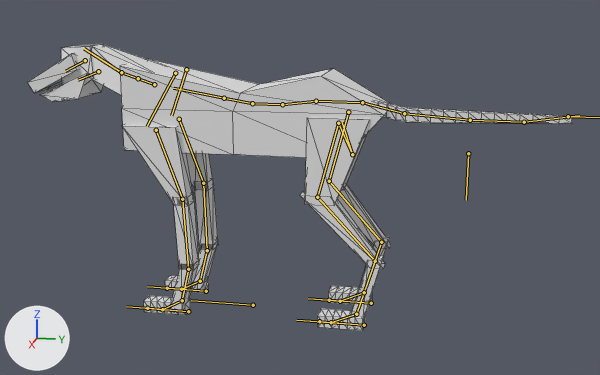
The glTF model assets/models/dogsmall.glb, before and after one commit.
One viewpoint serves both versions: a 50 mm lens placed at (2.904, 0.764, 1.2), pointed at (-0.009, 0.181, 0.472). Every picture has the same lights, and +X, +Y and +Z are marked at lower left. The bones that bend it are drawn over the model as lines. Mesh edges are drawn as thin lines.
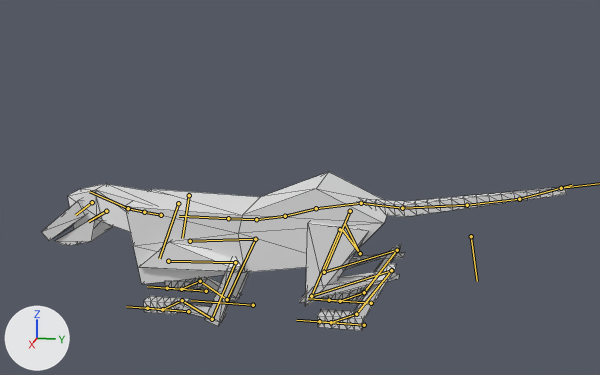
The newer file adds an action. The first version stands in its rest pose; the second is drawn at frame 0 of the action 'dodge'.

The change, as a diff of the scene's bpy script:
```diff
--- a/assets/models/dogsmall.glb.py
+++ b/assets/models/dogsmall.glb.py
@@ bone_spine_004 @@
 bone_spine_004 = bpy.data.objects['metarig'].pose.bones['spine.004']  # child of 'root'
-bone_spine_004.location = (0.0, 0.0, 0.0)
-bone_spine_004.rotation_quaternion = (1.0, 0.0, 0.0, 0.0)  # degrees (0, 0, 0)
+bone_spine_004.location = (0.0, 0.0, 0.367)
+bone_spine_004.rotation_quaternion = (0.996, 0.086, 0.0, 0.0)  # degrees (10, 0, 0)
@@ bone_front_thigh_l @@
 bone_front_thigh_l = bpy.data.objects['metarig'].pose.bones['front_thigh.L']  # child of 'shoulder.L'
-bone_front_thigh_l.rotation_quaternion = (1.0, 0.0, 0.0, 0.0)  # degrees (0, 0, 0)
+bone_front_thigh_l.rotation_quaternion = (0.848, 0.528, 0.015, -0.039)  # degrees (64, 4, -3)
@@ bone_front_shin_l @@
 bone_front_shin_l = bpy.data.objects['metarig'].pose.bones['front_shin.L']  # child of 'front_thigh.L'
-bone_front_shin_l.rotation_quaternion = (1.0, 0.0, 0.0, 0.0)  # degrees (0, 0, 0)
+bone_front_shin_l.rotation_quaternion = (0.645, -0.756, 0.028, 0.11)  # degrees (-98, 12, 6)
@@ bone_front_foot_l @@
 bone_front_foot_l = bpy.data.objects['metarig'].pose.bones['front_foot.L']  # child of 'front_shin.L'
-bone_front_foot_l.rotation_quaternion = (1.0, 0.0, 0.0, 0.0)  # degrees (0, 0, 0)
+bone_front_foot_l.rotation_quaternion = (0.755, -0.655, 0.004, 0.007)  # degrees (-82, 1, 0)
@@ bone_front_toe_l @@
 bone_front_toe_l = bpy.data.objects['metarig'].pose.bones['front_toe.L']  # child of 'front_foot.L'
-bone_front_toe_l.rotation_quaternion = (1.0, 0.0, 0.0, 0.0)  # degrees (0, 0, 0)
+bone_front_toe_l.rotation_quaternion = (0.591, -0.803, 0.068, -0.03)  # degrees (-107, 2, -8)
@@ bone_front_thigh_r @@
 bone_front_thigh_r = bpy.data.objects['metarig'].pose.bones['front_thigh.R']  # child of 'shoulder.R'
-bone_front_thigh_r.rotation_quaternion = (1.0, 0.0, 0.0, 0.0)  # degrees (0, 0, 0)
+bone_front_thigh_r.rotation_quaternion = (0.848, 0.528, -0.015, 0.039)  # degrees (64, -4, 3)
@@ bone_front_shin_r @@
 bone_front_shin_r = bpy.data.objects['metarig'].pose.bones['front_shin.R']  # child of 'front_thigh.R'
-bone_front_shin_r.rotation_quaternion = (1.0, 0.0, 0.0, 0.0)  # degrees (0, 0, 0)
+bone_front_shin_r.rotation_quaternion = (0.645, -0.756, -0.028, -0.11)  # degrees (-98, -12, -6)
@@ bone_front_foot_r @@
 bone_front_foot_r = bpy.data.objects['metarig'].pose.bones['front_foot.R']  # child of 'front_shin.R'
-bone_front_foot_r.rotation_quaternion = (1.0, 0.0, 0.0, 0.0)  # degrees (0, 0, 0)
+bone_front_foot_r.rotation_quaternion = (0.755, -0.655, -0.004, -0.007)  # degrees (-82, -1, 0)
@@ bone_front_toe_r @@
 bone_front_toe_r = bpy.data.objects['metarig'].pose.bones['front_toe.R']  # child of 'front_foot.R'
-bone_front_toe_r.rotation_quaternion = (1.0, 0.0, 0.0, 0.0)  # degrees (0, 0, 0)
+bone_front_toe_r.rotation_quaternion = (0.591, -0.803, -0.068, 0.03)  # degrees (-107, -2, 8)
@@ bone_thigh_l @@
 bone_thigh_l = bpy.data.objects['metarig'].pose.bones['thigh.L']  # child of 'spine.005'
-bone_thigh_l.rotation_quaternion = (1.0, 0.0, 0.0, 0.0)  # degrees (0, 0, 0)
+bone_thigh_l.rotation_quaternion = (0.99, -0.142, 0.0, -0.012)  # degrees (-16, 0, -1)
@@ bone_shin_l @@
 bone_shin_l = bpy.data.objects['metarig'].pose.bones['shin.L']  # child of 'thigh.L'
-bone_shin_l.rotation_quaternion = (1.0, 0.0, 0.0, 0.0)  # degrees (0, 0, 0)
+bone_shin_l.rotation_quaternion = (0.788, 0.615, 0.022, 0.027)  # degrees (76, 0, 4)
@@ bone_foot_l @@
 bone_foot_l = bpy.data.objects['metarig'].pose.bones['foot.L']  # child of 'shin.L'
-bone_foot_l.rotation_quaternion = (1.0, 0.0, 0.0, 0.0)  # degrees (0, 0, 0)
+bone_foot_l.rotation_quaternion = (0.727, -0.686, 0.004, -0.008)  # degrees (-87, 0, -1)
@@ bone_toe_l @@
 bone_toe_l = bpy.data.objects['metarig'].pose.bones['toe.L']  # child of 'foot.L'
-bone_toe_l.rotation_quaternion = (1.0, 0.0, 0.0, 0.0)  # degrees (0, 0, 0)
+bone_toe_l.rotation_quaternion = (0.988, -0.152, 0.037, -0.008)  # degrees (-17, 4, -2)
@@ bone_thigh_r @@
 bone_thigh_r = bpy.data.objects['metarig'].pose.bones['thigh.R']  # child of 'spine.005'
-bone_thigh_r.rotation_quaternion = (1.0, 0.0, 0.0, 0.0)  # degrees (0, 0, 0)
+bone_thigh_r.rotation_quaternion = (0.99, -0.142, 0.0, 0.012)  # degrees (-16, 0, 1)
@@ bone_shin_r @@
 bone_shin_r = bpy.data.objects['metarig'].pose.bones['shin.R']  # child of 'thigh.R'
-bone_shin_r.rotation_quaternion = (1.0, 0.0, 0.0, 0.0)  # degrees (0, 0, 0)
+bone_shin_r.rotation_quaternion = (0.788, 0.615, -0.022, -0.027)  # degrees (76, 0, -4)
@@ bone_foot_r @@
 bone_foot_r = bpy.data.objects['metarig'].pose.bones['foot.R']  # child of 'shin.R'
-bone_foot_r.rotation_quaternion = (1.0, 0.0, 0.0, 0.0)  # degrees (0, 0, 0)
+bone_foot_r.rotation_quaternion = (0.727, -0.686, -0.004, 0.008)  # degrees (-87, 0, 1)
@@ bone_toe_r @@
 bone_toe_r = bpy.data.objects['metarig'].pose.bones['toe.R']  # child of 'foot.R'
-bone_toe_r.rotation_quaternion = (1.0, 0.0, 0.0, 0.0)  # degrees (0, 0, 0)
+bone_toe_r.rotation_quaternion = (0.988, -0.152, -0.037, 0.008)  # degrees (-17, -4, 2)
```

Location of each change, (x1, y1, x2, y2) in pixels of the pictures (600 x 375 px):
'Cube.004', posed (13% taller): before (120, 59, 391, 158); after (125, 172, 387, 284)
'Cube.005', posed: before (305, 117, 370, 206); after (306, 223, 370, 306)
'Cube.003', posed: before (122, 125, 212, 206); after (139, 241, 238, 272)
'Cube.013', posed: before (375, 101, 573, 124); after (361, 187, 566, 217)
'Cube.002', posed: before (173, 178, 218, 270); after (205, 258, 250, 326)
'Cube.006', posed: before (300, 185, 391, 268); after (300, 252, 405, 303)
'Cube.009', posed: before (88, 44, 158, 95); after (96, 184, 162, 232)
'Cube.001', posed (35% wider, 36% shorter): before (169, 240, 219, 311); after (173, 277, 241, 322)
'Cube.008', posed (24% wider, 6% shorter): before (350, 237, 390, 319); after (351, 244, 401, 321)
'Cube.012', posed: before (40, 73, 104, 101); after (56, 217, 113, 246)
'Cube.011', posed: before (27, 53, 79, 93); after (42, 199, 87, 241)
'Cube.010', posed: before (61, 44, 102, 101); after (68, 184, 106, 245)
'Cube', posed (10% shorter): before (144, 275, 209, 315); after (144, 278, 207, 314)
bone 'spine.004', root to tip: before (362, 102) to (316, 101); after (361, 203) to (316, 208)
bone 'front_thigh.L', root to tip: before (156, 130) to (182, 199); after (168, 261) to (235, 262)
bone 'front_shin.L', root to tip: before (182, 199) to (188, 269); after (235, 262) to (212, 319)
bone 'front_foot.L', root to tip: before (188, 269) to (182, 300); after (212, 319) to (182, 300)
bone 'front_thigh.R', root to tip: before (179, 119) to (203, 183); after (190, 241) to (255, 239)
bone 'front_shin.R', root to tip: before (203, 183) to (207, 250); after (255, 239) to (227, 299)
bone 'front_foot.R', root to tip: before (207, 250) to (200, 281); after (227, 299) to (200, 281)
bone 'thigh.L', root to tip: before (338, 123) to (317, 197); after (340, 229) to (311, 296)
bone 'shin.L', root to tip: before (317, 197) to (375, 261); after (311, 296) to (391, 270)
bone 'foot.L', root to tip: before (375, 261) to (356, 314); after (391, 270) to (356, 314)
bone 'thigh.R', root to tip: before (348, 112) to (329, 181); after (350, 211) to (324, 272)
bone 'shin.R', root to tip: before (329, 181) to (381, 242); after (324, 272) to (397, 250)
bone 'foot.R', root to tip: before (381, 242) to (364, 292); after (397, 250) to (364, 292)
